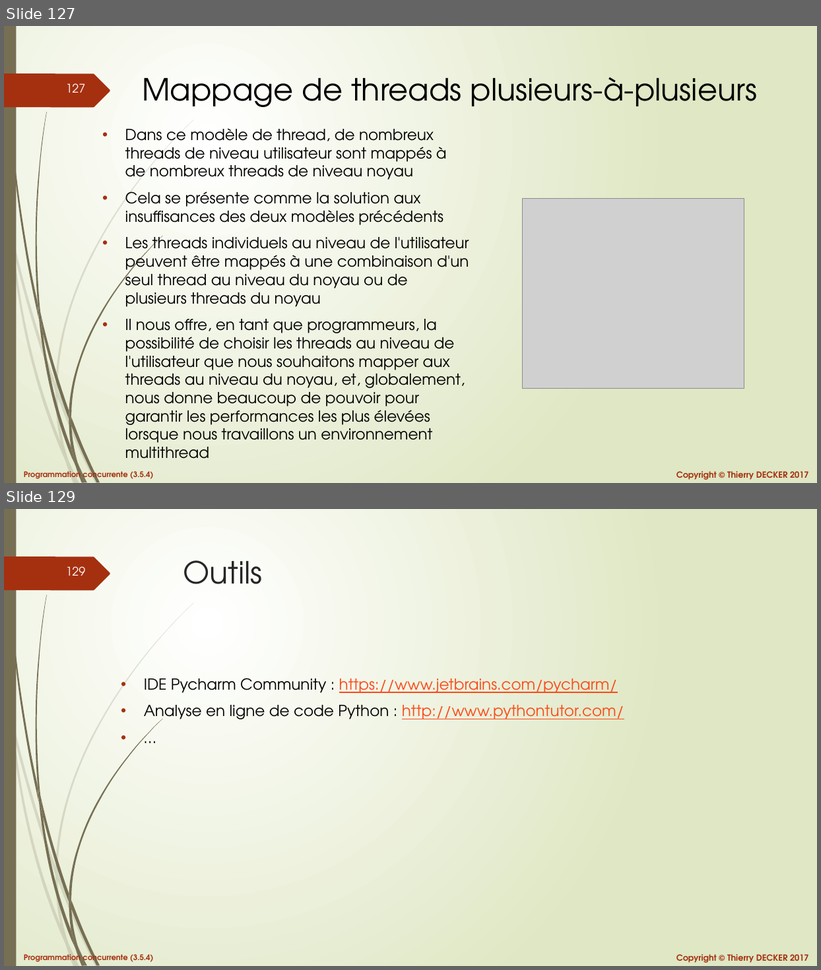
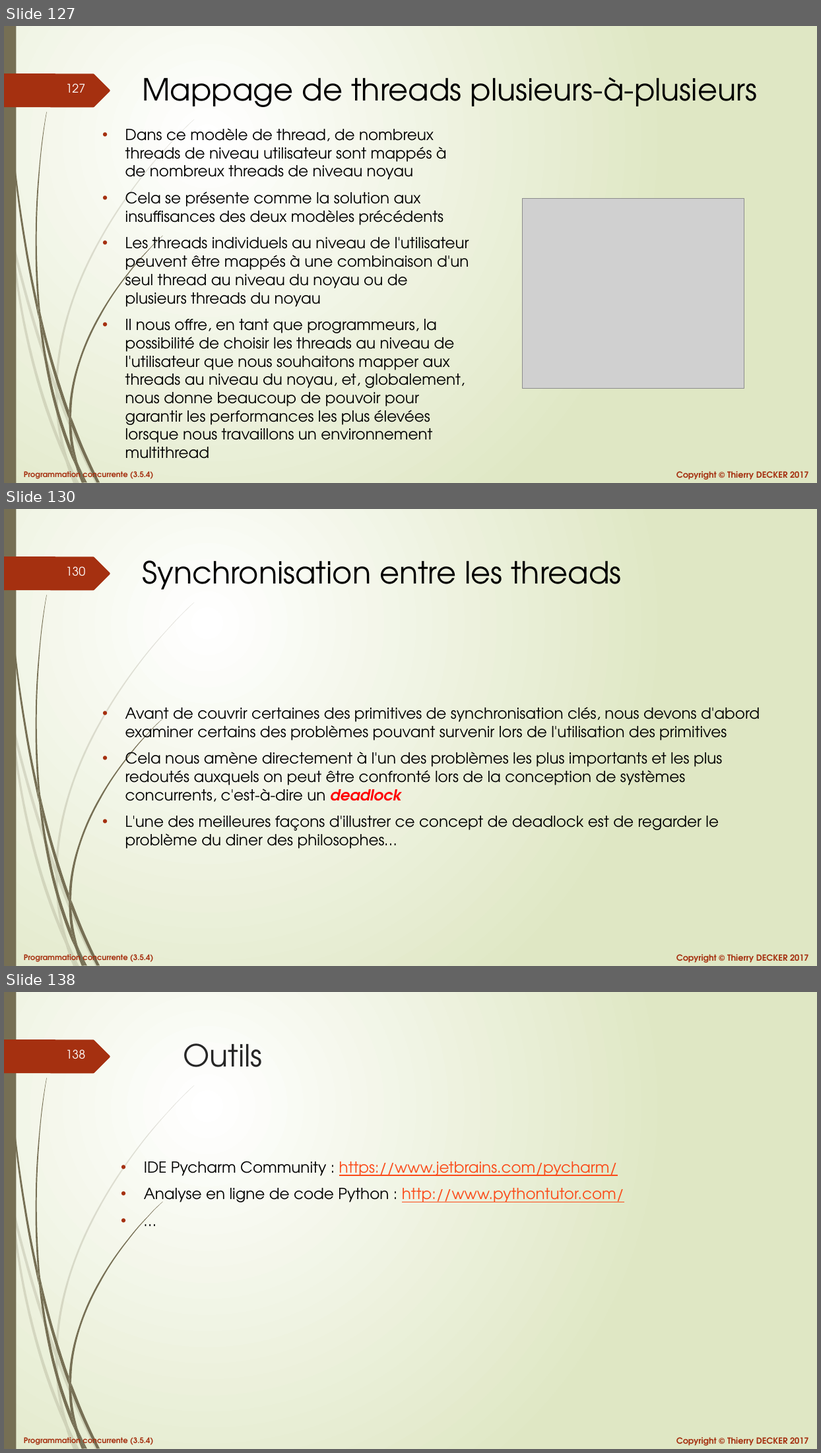
Before and after one commit to VikmanTheRacoon/learning-python, a slide deck: documentations/python-103.pptx. Shown one above the other, each under a label of ours: slides 127 and 129 before the commit, slides 127, 130 and 138 after it; the slides between them are not shown. The pictures are 821x970 and 821x1453 pixels, drawn with LibreOffice and Linux fonts; fonts in the diff are those of the drawing; grey boxes stand for pictures. Boxes give left, top, right and bottom in pixels: in the first picture for what was removed or moved away, otherwise in the second. Text is boxed around its words. In the diff, an @@ line names an element or a change of style, - is before the commit and + after.

```diff
--- a/documentations/python-103.pptx
+++ b/documentations/python-103.pptx
@@ slide 130 added at (4,509,817,966), background gradient #FFFFFF to #DFE8C4; not listed: 27 template elements that a slide beside it also shows @@
@@ title added at (142,560,622,590), 36 pt, text #000000 @@
+Synchronisation entre les threads
@@ text added at (125,707,760,849), 18 pt, text #000000 @@
+• Avant de couvrir certaines des primitives de synchronisation clés, nous devons d'abord examiner certains des problèmes pouvant survenir lors de l'utilisation des primitives
+• Cela nous amène directement à l'un des problèmes les plus importants et les plus redoutés auxquels on peut être confronté lors de la conception de systèmes concurrents, c'est-à-dire un deadlock
+• L'une des meilleures façons d'illustrer ce concept de deadlock est de regarder le problème du diner des philosophes…
@@ what was slide 129 is now slide 138 @@
@@ page number at (66,1049,86,1059): text changed @@
-129
+138
```
Also in this commit, not shown: 1 slide changed, 8 other slides added, 1 other file.
